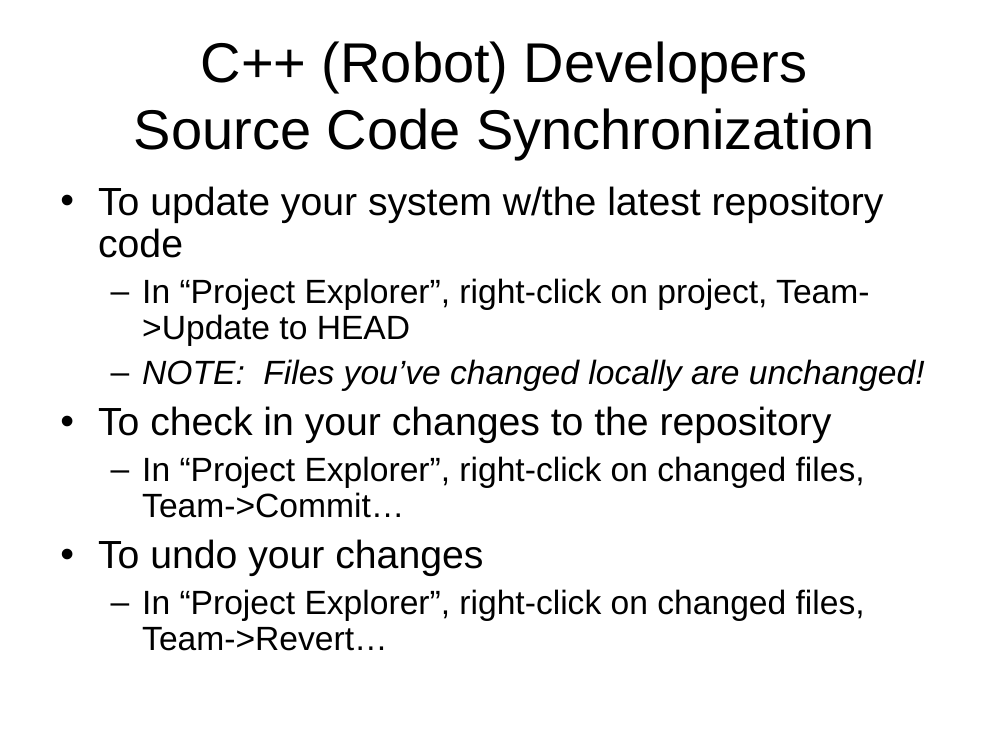
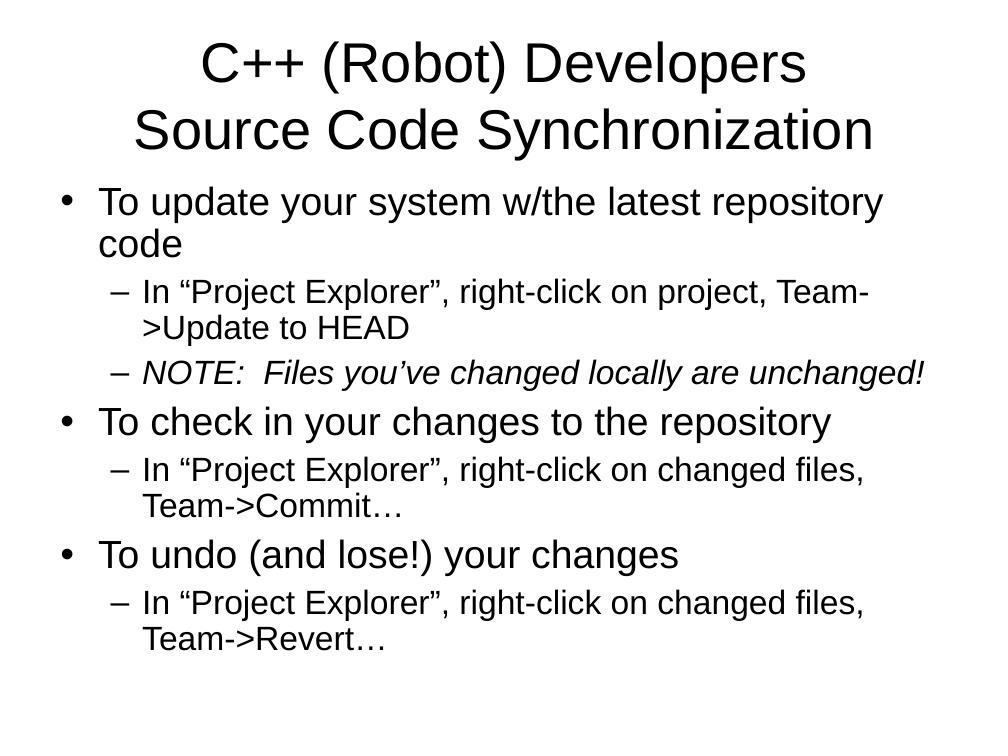
Before and after one commit to kauailabs/kauaibotsfirst2010, a slide deck: slide 6 of Documentation/Organization/DevSystemSetup.ppt. Drawn at 1008x756 pixels with LibreOffice and Linux fonts; fonts in the diff are those of the drawing. Boxes give left, top, right and bottom in pixels: in the first picture for what was removed or moved away, otherwise in the second. Text is boxed around its words. In the diff, an @@ line names an element or a change of style, - is before the commit and + after.

```diff
--- a/Documentation/Organization/DevSystemSetup.ppt
+++ b/Documentation/Organization/DevSystemSetup.ppt
@@ text at [98, 539, 679, 576]: text changed @@
-• To undo your changes
+• To undo (and lose!) your changes
```
Also in this commit, not shown: 5 other slides changed.
